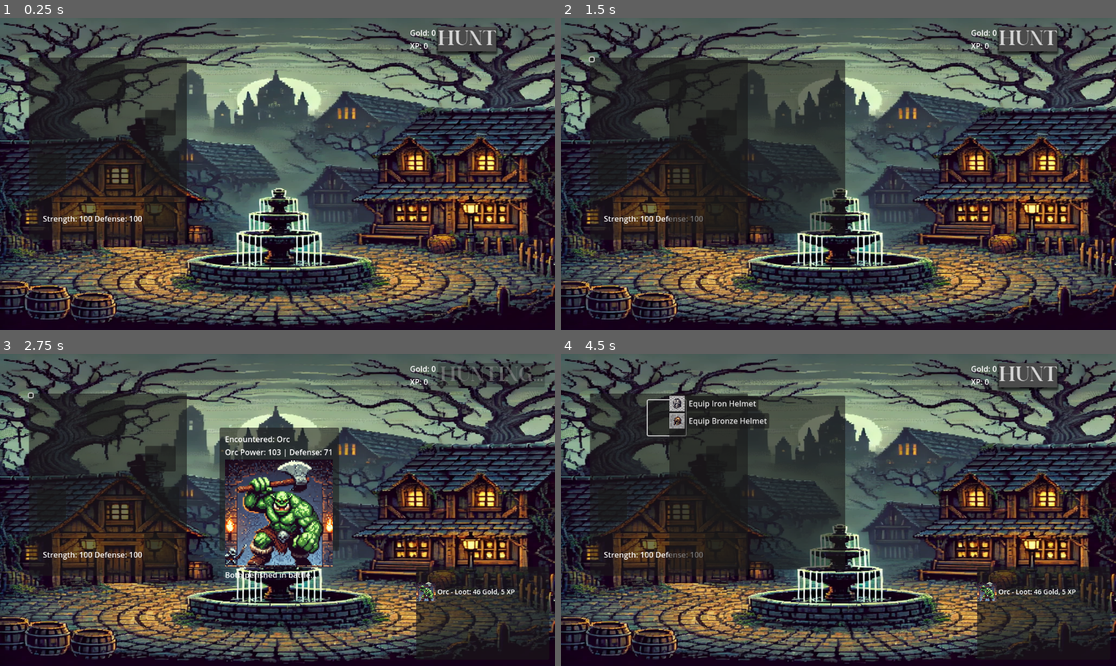
Above: before the commit, frames 1-4 (two rows, left to right).
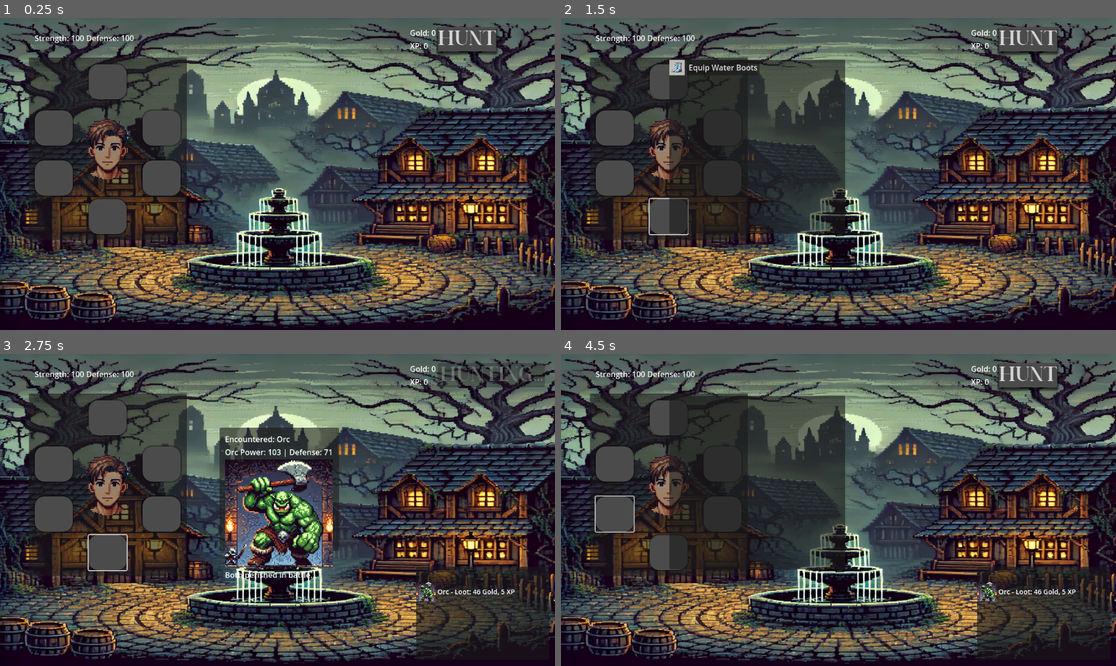
Above: after the commit, the same moments.

Repository: yoshg/GraveBound
Game: Godot game, scene res://Main_menu.tscn
The game is run twice, just before and just after one commit, with the same random seed, the same clock (stepped at 60 frames per second) and the same inputs.
Inputs (mouse positions are in pixels of both pictures, inside the frame that each line leads up to; where the layout moved, square brackets give the same spot in the first picture):
- Up to frame 1 (0.25 s): no input
- Up to frame 2 (1.5 s): click (616, 127) [594, 58] at 0.5 s; click (666, 217) [721, 211] at 1.25 s
- Up to frame 3 (2.75 s): click "Hunt" at 2 s
- Up to frame 4 (4.5 s): click (666, 416) at 2.75 s; click (721, 463) [721, 460] at 3.5 s; click (616, 513) [721, 503] at 4.25 s

The runs differ from the first frame. In frame 1, 5.9% of the frame differs, in the area x 5-33%, y 5-70%; in frame 2, 3.7%; in frame 3, 6.0%; in frame 4, 4.1%.

Commit message:
Add files via upload

Diff:
--- a/Main_menu.tscn
+++ b/Main_menu.tscn
@@ -8,12 +8,17 @@
 [ext_resource type="Script" path="res://combat_log.gd" id="6_o5drk"]
 [ext_resource type="Script" path="res://AvatarMenu.gd" id="7_wne5q"]
 [ext_resource type="Script" path="res://EquipmentMenu.gd" id="8_d4cyh"]
+[ext_resource type="Texture2D" uid="uid://e6x0wch6tnjw" path="res://assets/character/Avatar.png" id="8_dwxjq"]
+[ext_resource type="StyleBox" uid="uid://clnatw2tapb6v" path="res://assets/ButtonThemes/Main_menu.tres" id="8_ymxjg"]
 [ext_resource type="Script" path="res://game_manager.gd" id="10_57m1h"]
 
 [sub_resource type="StyleBoxFlat" id="StyleBoxFlat_dgssb"]
 bg_color = Color(0.294118, 0.294118, 0.294118, 1)
 shadow_size = 5
 shadow_offset = Vector2(0, 4)
+
+[sub_resource type="StyleBoxTexture" id="StyleBoxTexture_lxvsi"]
+texture = ExtResource("8_dwxjq")
 
 [node name="Main" type="Control"]
 layout_mode = 3
@@ -163,74 +168,122 @@
 grow_horizontal = 2
 grow_vertical = 2
 
+[node name="Panel" type="Panel" parent="AvatarMenu"]
+modulate = Color(0.74902, 0.74902, 0.74902, 0.835294)
+layout_mode = 0
+offset_left = 84.0
+offset_top = 110.0
+offset_right = 244.0
+offset_bottom = 270.0
+theme_override_styles/panel = SubResource("StyleBoxTexture_lxvsi")
+
 [node name="HelmetButton" type="Button" parent="AvatarMenu"]
 layout_mode = 2
 anchor_left = 0.366
 anchor_top = 0.037
 anchor_right = 0.607
 anchor_bottom = 0.23
-offset_left = -0.0480118
+offset_left = 3.952
 offset_top = -0.0229998
-offset_right = -0.0960236
+offset_right = 3.90399
 offset_bottom = -0.169998
 grow_horizontal = 2
 grow_vertical = 2
+theme_override_styles/normal = ExtResource("8_ymxjg")
+theme_override_styles/hover = ExtResource("8_ymxjg")
+theme_override_styles/pressed = ExtResource("8_ymxjg")
 icon_alignment = 1
 expand_icon = true
 
 [node name="BreastplateButton" type="Button" parent="AvatarMenu"]
-layout_mode = 0
-offset_left = 241.0
-offset_top = 109.0
-offset_right = 305.0
-offset_bottom = 162.0
+layout_mode = 2
+anchor_left = 0.366
+anchor_top = 0.037
+anchor_right = 0.607
+anchor_bottom = 0.23
+offset_left = 115.952
+offset_top = 95.977
+offset_right = 115.904
+offset_bottom = 95.83
+grow_horizontal = 2
+grow_vertical = 2
+theme_override_styles/normal = ExtResource("8_ymxjg")
+theme_override_styles/hover = ExtResource("8_ymxjg")
+theme_override_styles/pressed = ExtResource("8_ymxjg")
+icon_alignment = 1
+expand_icon = true
+
+[node name="WeaponButton" type="Button" parent="AvatarMenu"]
+layout_mode = 2
+anchor_left = 0.366
+anchor_top = 0.037
+anchor_right = 0.607
+anchor_bottom = 0.23
+offset_left = -108.048
+offset_top = 95.977
+offset_right = -108.096
+offset_bottom = 95.83
+grow_horizontal = 2
+grow_vertical = 2
+theme_override_styles/normal = ExtResource("8_ymxjg")
+theme_override_styles/hover = ExtResource("8_ymxjg")
+theme_override_styles/pressed = ExtResource("8_ymxjg")
 icon_alignment = 1
 expand_icon = true
 
 [node name="GlovesButton" type="Button" parent="AvatarMenu"]
-layout_mode = 0
-offset_left = 243.0
-offset_top = 194.0
-offset_right = 312.0
-offset_bottom = 265.0
+layout_mode = 2
+anchor_left = 0.366
+anchor_top = 0.037
+anchor_right = 0.607
+anchor_bottom = 0.23
+offset_left = -108.048
+offset_top = 199.977
+offset_right = -108.096
+offset_bottom = 199.83
+grow_horizontal = 2
+grow_vertical = 2
+theme_override_styles/normal = ExtResource("8_ymxjg")
+theme_override_styles/hover = ExtResource("8_ymxjg")
+theme_override_styles/pressed = ExtResource("8_ymxjg")
+icon_alignment = 1
+expand_icon = true
+
+[node name="ShoesButton" type="Button" parent="AvatarMenu"]
+layout_mode = 2
+anchor_left = 0.366
+anchor_top = 0.037
+anchor_right = 0.607
+anchor_bottom = 0.23
+offset_left = 3.952
+offset_top = 279.977
+offset_right = 3.90399
+offset_bottom = 279.83
+grow_horizontal = 2
+grow_vertical = 2
+theme_override_styles/normal = ExtResource("8_ymxjg")
+theme_override_styles/hover = ExtResource("8_ymxjg")
+theme_override_styles/pressed = ExtResource("8_ymxjg")
 icon_alignment = 1
 expand_icon = true
 
 [node name="GreavesButton" type="Button" parent="AvatarMenu"]
-layout_mode = 0
-offset_left = 17.0
-offset_top = 201.0
-offset_right = 77.0
-offset_bottom = 264.0
-icon_alignment = 1
-expand_icon = true
-
-[node name="ShoesButton" type="Button" parent="AvatarMenu"]
-layout_mode = 0
-offset_left = 239.0
-offset_top = 291.0
-offset_right = 302.0
-offset_bottom = 355.0
-icon_alignment = 1
-expand_icon = true
-
-[node name="WeaponButton" type="Button" parent="AvatarMenu"]
-layout_mode = 0
-offset_right = 8.0
-offset_bottom = 8.0
-
-[node name="StatsBox" type="HBoxContainer" parent="AvatarMenu"]
-layout_mode = 0
-offset_left = 29.0
-offset_top = 301.0
-offset_right = 291.0
-offset_bottom = 368.0
-
-[node name="StrengthLabel" type="Label" parent="AvatarMenu/StatsBox"]
-layout_mode = 2
-
-[node name="DefenseLabel" type="Label" parent="AvatarMenu/StatsBox"]
-layout_mode = 2
+layout_mode = 2
+anchor_left = 0.366
+anchor_top = 0.037
+anchor_right = 0.607
+anchor_bottom = 0.23
+offset_left = 115.952
+offset_top = 199.977
+offset_right = 115.904
+offset_bottom = 199.83
+grow_horizontal = 2
+grow_vertical = 2
+theme_override_styles/normal = ExtResource("8_ymxjg")
+theme_override_styles/hover = ExtResource("8_ymxjg")
+theme_override_styles/pressed = ExtResource("8_ymxjg")
+icon_alignment = 1
+expand_icon = true
 
 [node name="EquipmentMenu" type="Panel" parent="AvatarMenu"]
 layout_mode = 1
@@ -249,6 +302,19 @@
 grow_vertical = 2
 metadata/_edit_use_anchors_ = true
 
+[node name="StatsBox" type="HBoxContainer" parent="AvatarMenu"]
+layout_mode = 0
+offset_left = 12.0
+offset_top = -74.0
+offset_right = 274.0
+offset_bottom = -7.0
+
+[node name="StrengthLabel" type="Label" parent="AvatarMenu/StatsBox"]
+layout_mode = 2
+
+[node name="DefenseLabel" type="Label" parent="AvatarMenu/StatsBox"]
+layout_mode = 2
+
 [node name="ComparisonLabel" type="Label" parent="AvatarMenu"]
 layout_mode = 0
 offset_left = 505.0
--- /dev/null
+++ b/assets/ButtonThemes/Main_menu.tres
@@ -0,0 +1,9 @@
+[gd_resource type="StyleBoxFlat" format=3 uid="uid://clnatw2tapb6v"]
+
+[resource]
+bg_color = Color(0.294118, 0.294118, 0.294118, 1)
+corner_radius_top_left = 20
+corner_radius_top_right = 20
+corner_radius_bottom_right = 20
+corner_radius_bottom_left = 20
+shadow_size = 3
--- a/game_manager.gd
+++ b/game_manager.gd
@@ -73,6 +73,11 @@
 		{
 			"name": "Bronze Helmet",
 			"icon_path": "res://assets/armor/bronzehelmet.png"
+		},
+
+		{
+			"name": "Water Helmet",
+			"icon_path": "res://assets/armor/WaterHelmet.png"
 		}
 
 	],
Not shown: 1 places in Main_menu.tscn that only renumber resources
Binary file added: assets/armor/WaterHelmet.png
Not shown, added: assets/armor/WaterHelmet.png.import
Binary file added: assets/character/Avatar.png
Not shown, added: assets/character/Avatar.png.import
